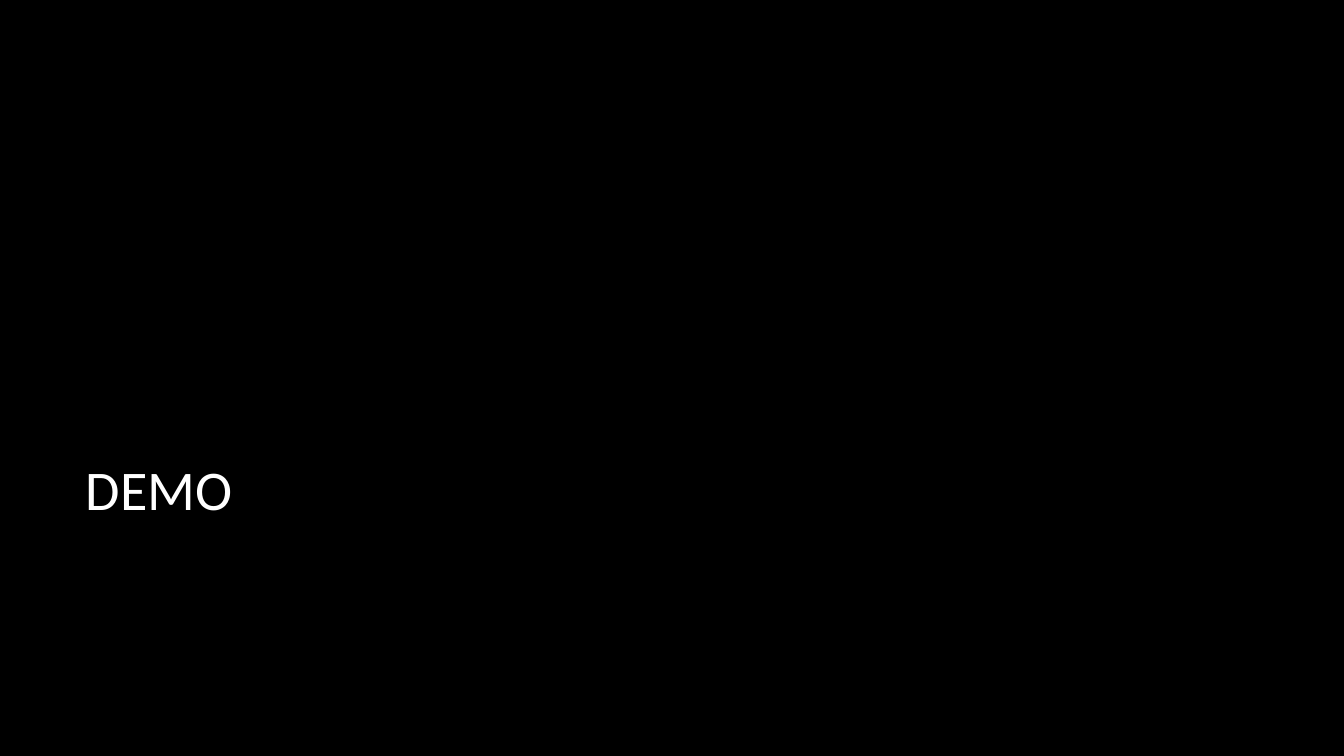
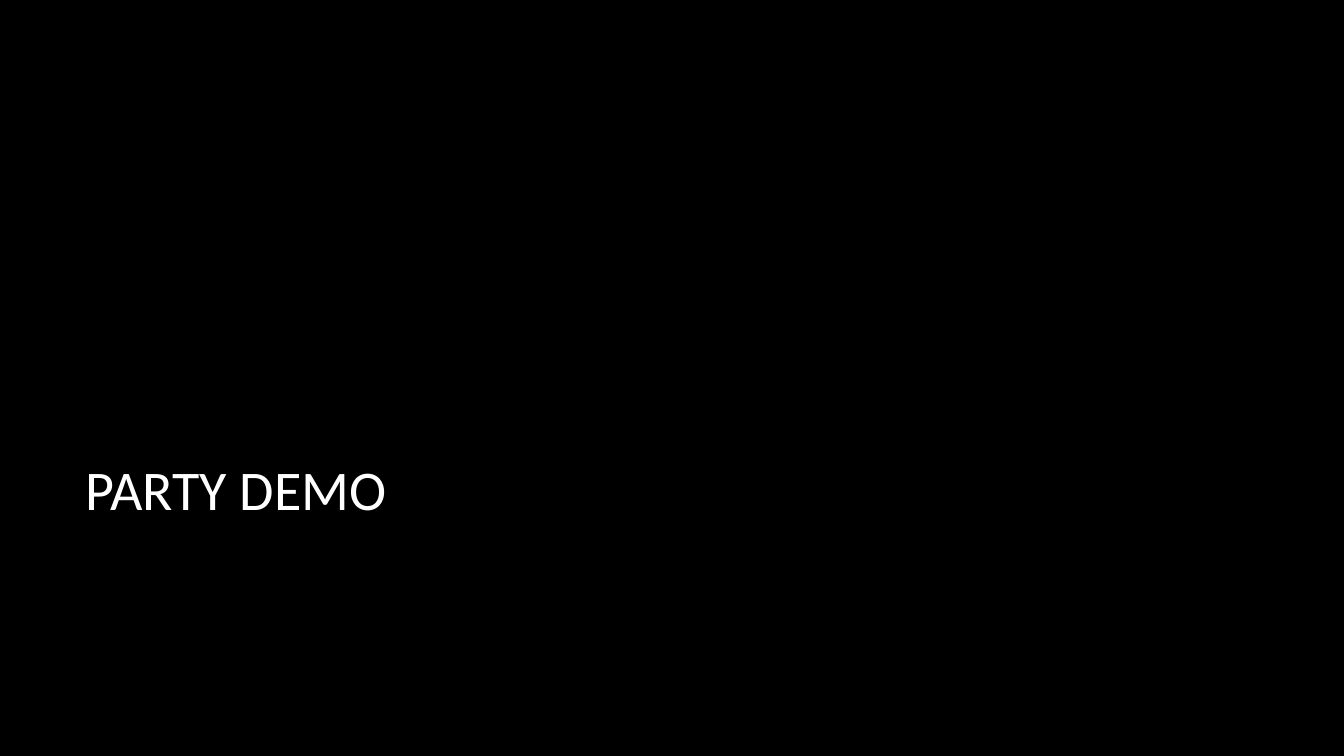
Before and after one commit to MasterPie/MHCI_Hackathon, a slide deck: slide 6 of Pitch.pptx (slide 5 before the commit). Drawn at 1344x756 pixels with LibreOffice and Linux fonts; fonts in the diff are those of the drawing; background and template pictures are left out. Boxes give left, top, right and bottom in pixels: in the first picture for what was removed or moved away, otherwise in the second. Text is boxed around its words. In the diff, an @@ line names an element or a change of style, - is before the commit and + after.

```diff
--- a/Pitch.pptx
+++ b/Pitch.pptx
@@ title at (86, 473, 387, 511): text changed @@
-DEMO
+PARTY DEMO
```
Also in this commit, not shown: 2 other slides changed, 4 slides added, 3 slides removed.
